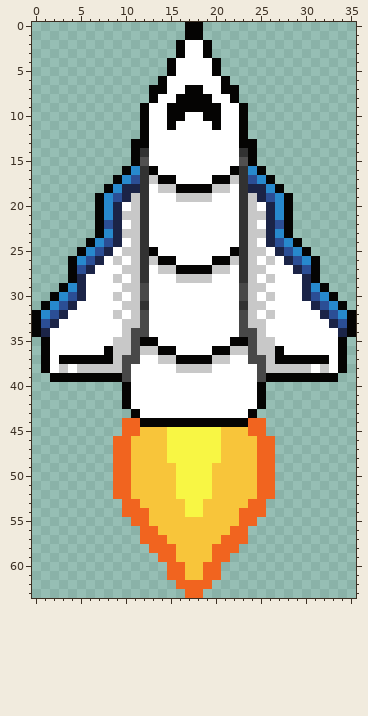
Pixel-art file: src/assets/sprites/aseprite/rocket.ase. That is the earlier state.
36x64 pixels, 1 frame.
Now the later version:
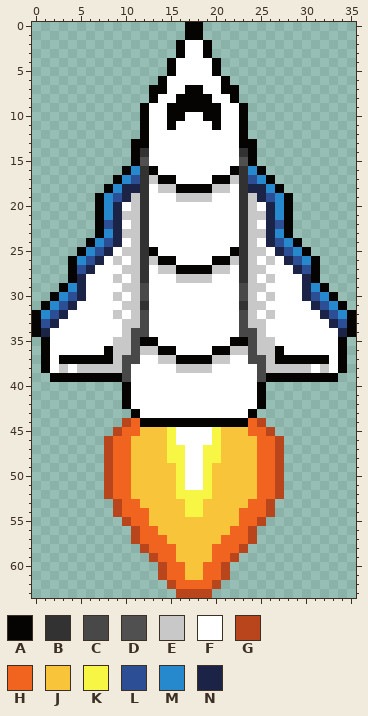
Palette (. is transparent): A #050403  B #323232  C #484848  D #515050  E #c8c8c8  F #ffffff  G #b9451d  H #f1641f  J #f8c53a  K #f8f644  L #2b4e95  M #2789cd  N #1b2447
The exact change:
y 44: x 10 H -> G; x 25 H -> G
y 45: x 9 . -> G; x 16..19 KKKK -> FFFF; x 26 . -> G
y 46: x 8 . -> G; x 16..19 KKKK -> FFFF; x 27 . -> G
y 47..51: x 8 . -> G; x 17..18 KK -> FF; x 27 . -> G
y 52: x 8 . -> G; x 27 . -> G
y 53..54: x 9 . -> G; x 26 . -> G
y 55: x 10 . -> G; x 25 . -> G
y 56..57: x 11 . -> G; x 24 . -> G
y 58: x 12 . -> G; x 23 . -> G
y 59: x 13 . -> G; x 22 . -> G
y 60..61: x 14 . -> G; x 21 . -> G
y 62: x 15 . -> G; x 20 . -> G
y 63: x 16..19 .HH. -> GGGG
Boxes around the changes in both pictures, in picture pixels (x1, y1, x2, y2):
changed: (104, 418, 284, 598)
